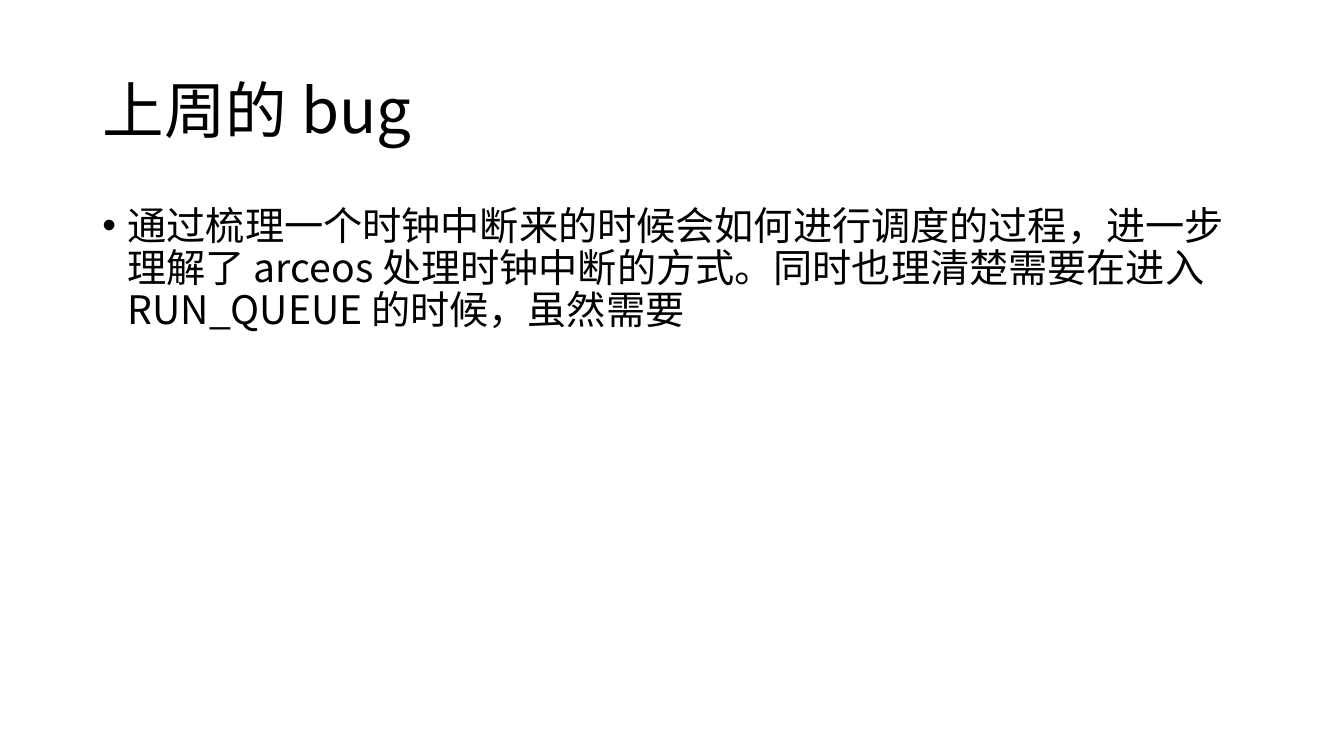
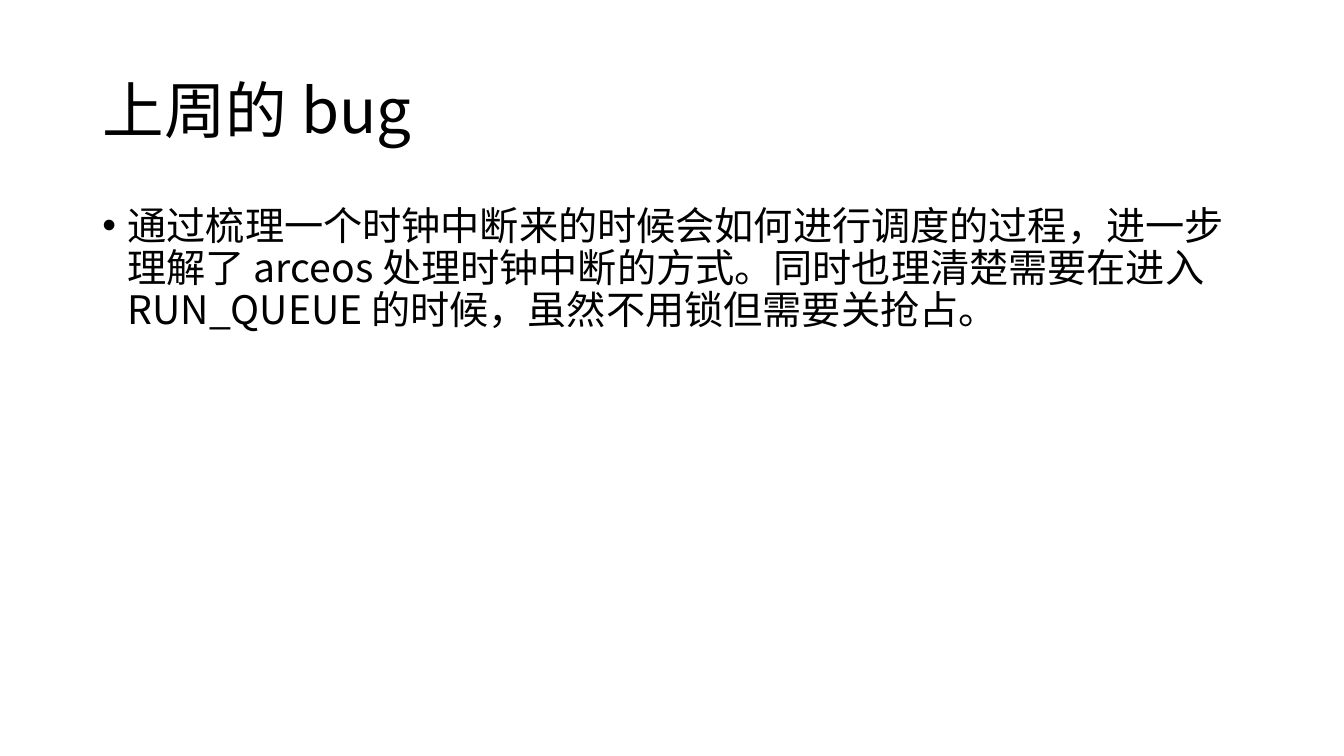
Before and after one commit to 131131yhx/arceos, a slide deck: slide 2 of report/进展 6.4.pptx. Drawn at 1344x756 pixels with LibreOffice and Linux fonts; fonts in the diff are those of the drawing. Boxes give left, top, right and bottom in pixels: in the first picture for what was removed or moved away, otherwise in the second. Text is boxed around its words. In the diff, an @@ line names an element or a change of style, - is before the commit and + after.

```diff
--- a/report/进展 6.4.pptx
+++ b/report/进展 6.4.pptx
@@ text at box(128, 207, 1224, 332): text changed @@
-• 通过梳理一个时钟中断来的时候会如何进行调度的过程，进一步理解了 arceos 处理时钟中断的方式。同时也理清楚需要在进入 RUN_QUEUE 的时候，虽然需要
+• 通过梳理一个时钟中断来的时候会如何进行调度的过程，进一步理解了 arceos 处理时钟中断的方式。同时也理清楚需要在进入 RUN_QUEUE 的时候，虽然不用锁但需要关抢占。
```
Also in this commit, not shown: 4 slides added.
